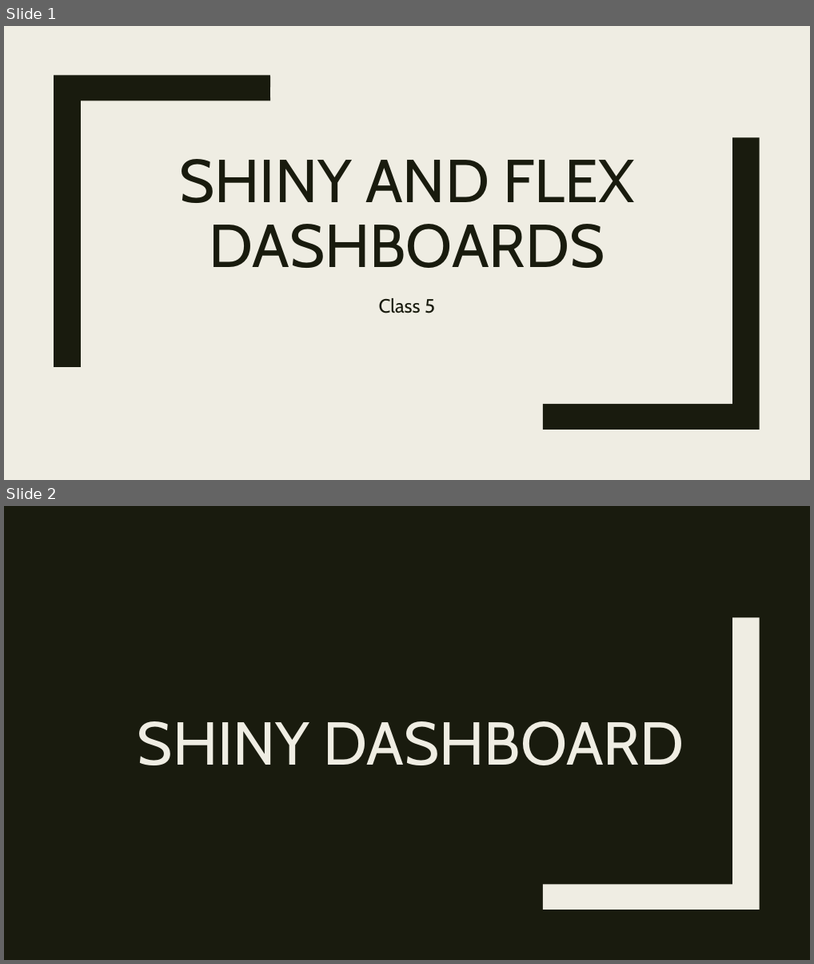
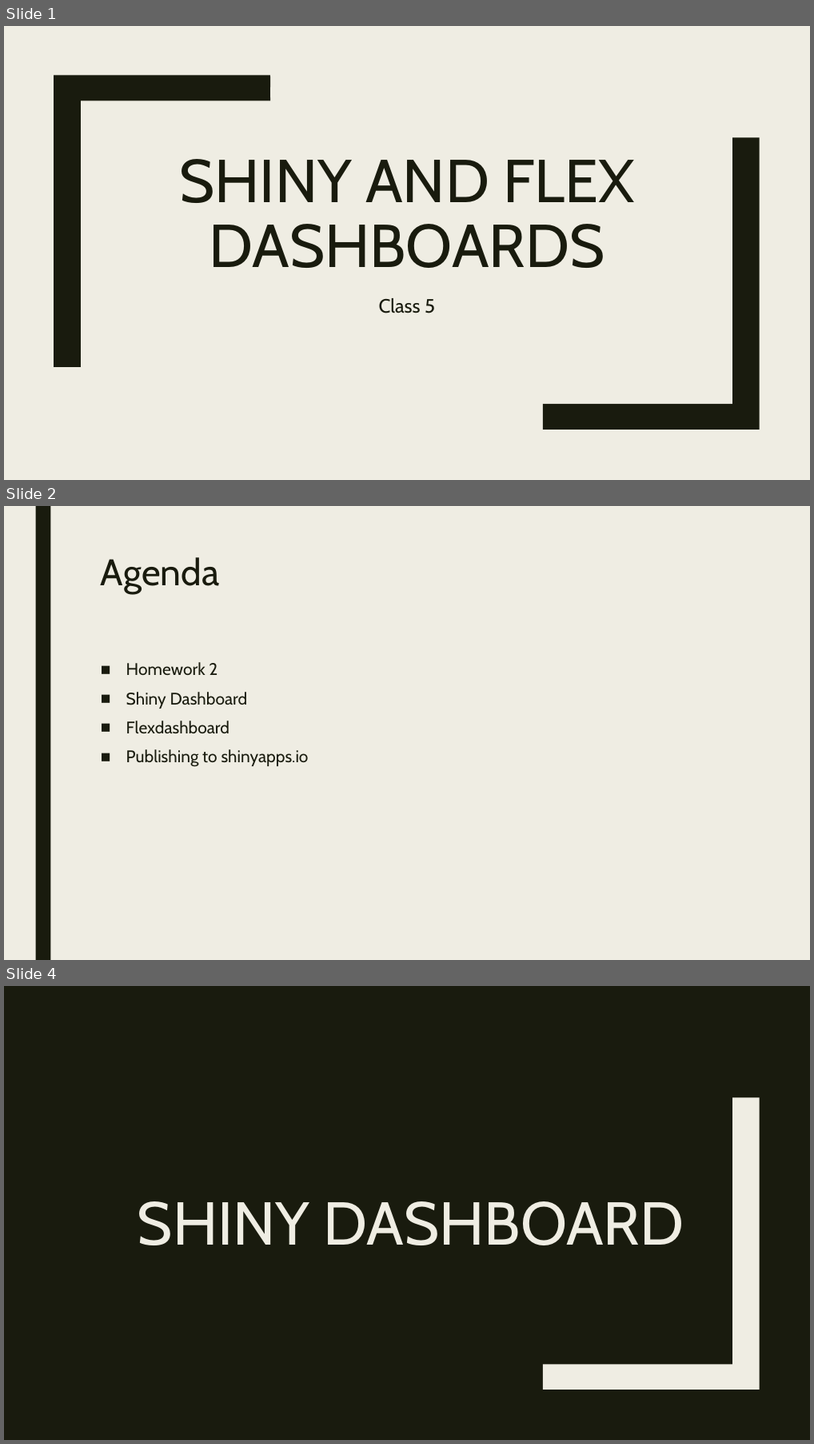
Before and after one commit to RforOperations2018/Class_2, a slide deck: Class 5.pptx. Shown one above the other, each under a label of ours: slides 1 and 2 before the commit, slides 1, 2 and 4 after it; the slides between them are not shown. The pictures are 814x964 and 814x1444 pixels, drawn with LibreOffice and Linux fonts; fonts in the diff are those of the drawing. Boxes give left, top, right and bottom in pixels: in the first picture for what was removed or moved away, otherwise in the second. Text is boxed around its words. In the diff, an @@ line names an element or a change of style, - is before the commit and + after.

Commit message:
Publishing

```diff
--- a/Class 5.pptx
+++ b/Class 5.pptx
@@ slide 2 added at (4, 506, 810, 960), background #EFEDE3 @@
@@ rectangle added at (35, 506, 50, 960), fill #191B0E @@
@@ title added at (101, 557, 219, 594), 44 pt, text #191B0E @@
+Agenda
@@ text added at (126, 662, 309, 767), 20 pt, text #191B0E @@
+■ Homework 2
+■ Shiny Dashboard
+■ Flexdashboard
+■ Publishing to shinyapps.io
@@ what was slide 2 is now slide 4 @@
```
Also in this commit, not shown: 5 other slides added.
